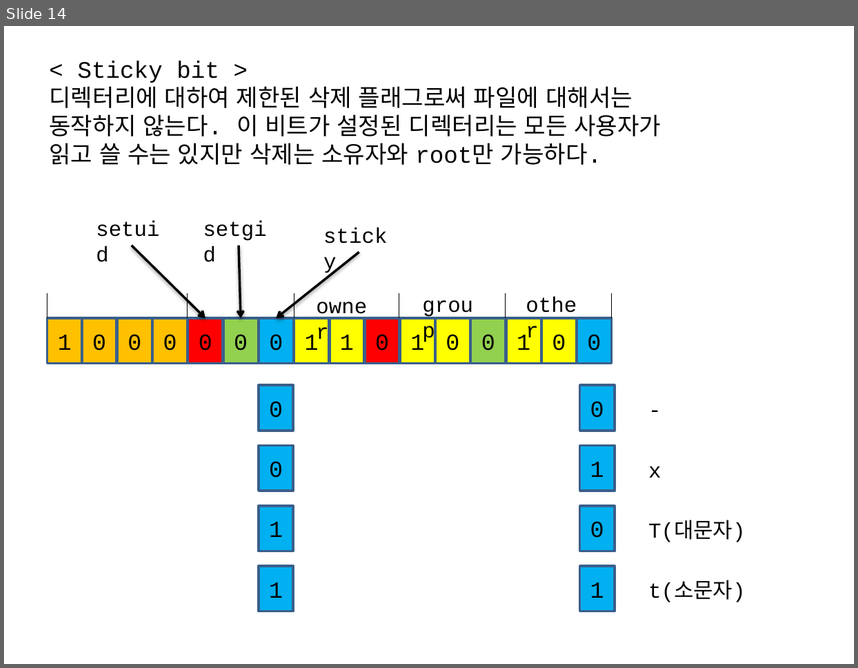
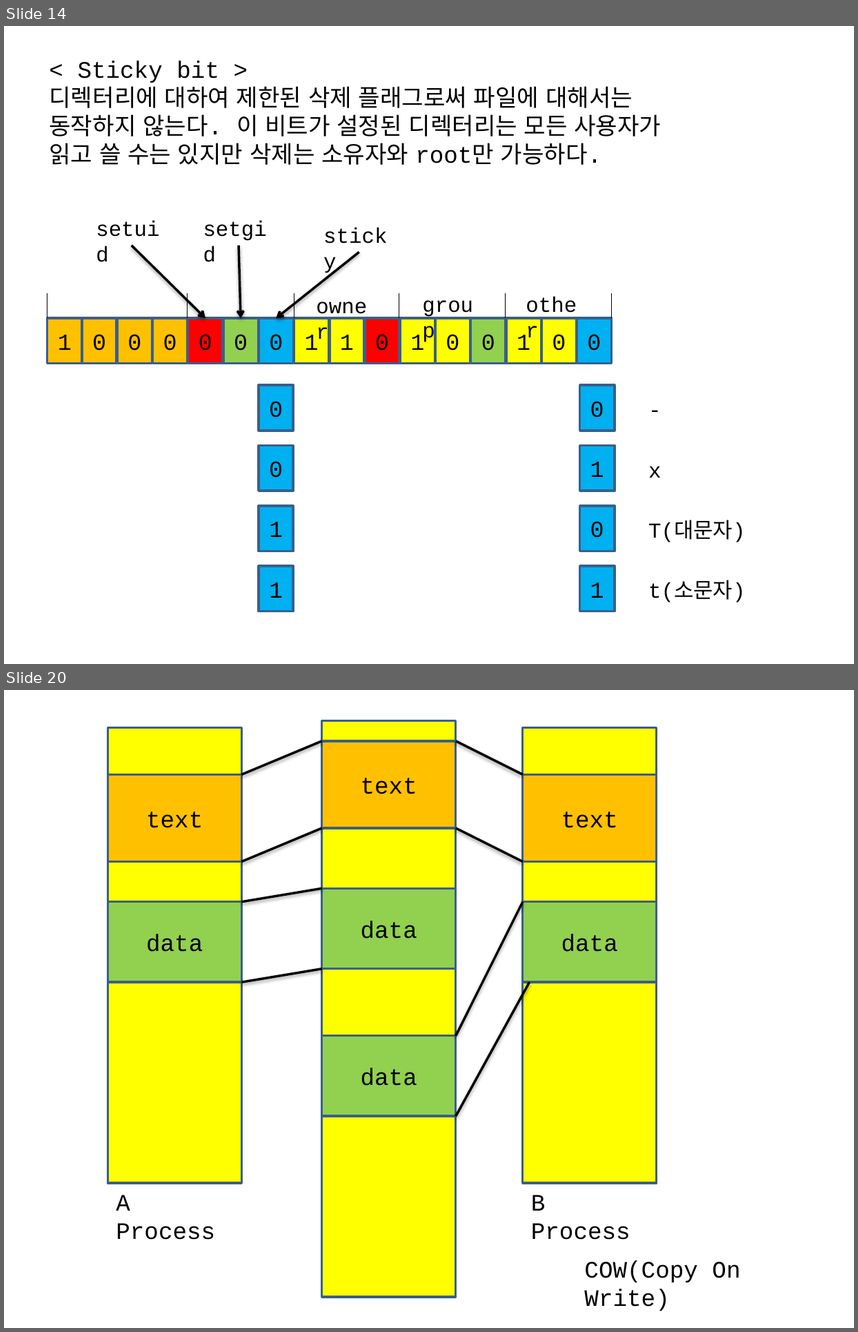
Before and after one commit to yeolmin/practice, a slide deck: 강의자료.pptx. Shown one above the other, each under a label of ours: slide 14 before the commit, slides 14 and 20 after it; the slides between them are not shown. The pictures are 858x668 and 858x1332 pixels, drawn with LibreOffice and Linux fonts; fonts in the diff are those of the drawing. Boxes give left, top, right and bottom in pixels: in the first picture for what was removed or moved away, otherwise in the second. Text is boxed around its words. In the diff, an @@ line names an element or a change of style, - is before the commit and + after.

```diff
--- a/강의자료.pptx
+++ b/강의자료.pptx
@@ slide 20 added at (x1=4, y1=690, x2=854, y2=1328), background #FFFFFF @@
@@ rectangle added at (x1=107, y1=727, x2=241, y2=1182), fill #FFFF00, outline #3A5F8C 2 pt @@
@@ rectangle added at (x1=322, y1=720, x2=455, y2=1296), fill #FFFF00, outline #3A5F8C 2 pt @@
@@ rectangle added at (x1=523, y1=727, x2=656, y2=1182), fill #FFFF00, outline #3A5F8C 2 pt @@
@@ line added from (242, 774) to (322, 741), #000000 2 pt @@
@@ rectangle added at (x1=322, y1=741, x2=455, y2=828), fill #FFC000, outline #3A5F8C 2 pt, 20 pt, text #000000 @@
+text
@@ line added from (455, 741) to (523, 774), #000000 2 pt @@
@@ rectangle added at (x1=107, y1=774, x2=241, y2=861), fill #FFC000, outline #3A5F8C 2 pt, 20 pt, text #000000 @@
+text
@@ rectangle added at (x1=523, y1=774, x2=656, y2=861), fill #FFC000, outline #3A5F8C 2 pt, 20 pt, text #000000 @@
+text
@@ line added from (242, 862) to (322, 828), #000000 2 pt @@
@@ line added from (455, 828) to (523, 862), #000000 2 pt @@
@@ line added from (242, 902) to (322, 888), #000000 2 pt @@
@@ rectangle added at (x1=322, y1=888, x2=455, y2=968), fill #92D050, outline #3A5F8C 2 pt, 20 pt, text #000000 @@
+data
@@ rectangle added at (x1=107, y1=902, x2=241, y2=982), fill #92D050, outline #3A5F8C 2 pt, 20 pt, text #000000 @@
+data
@@ line added from (455, 1035) to (523, 902), #000000 2 pt @@
@@ rectangle added at (x1=523, y1=902, x2=656, y2=982), fill #92D050, outline #3A5F8C 2 pt, 20 pt, text #000000 @@
+data
@@ line added from (242, 983) to (322, 969), #000000 2 pt @@
@@ line added from (455, 1116) to (529, 983), #000000 2 pt @@
@@ rectangle added at (x1=322, y1=1035, x2=455, y2=1115), fill #92D050, outline #3A5F8C 2 pt, 20 pt, text #000000 @@
+data
@@ text added at (x1=116, y1=1194, x2=215, y2=1239), 20 pt, text #000000 @@
+A Process
@@ text added at (x1=531, y1=1194, x2=631, y2=1239), 20 pt, text #000000 @@
+B Process
@@ text added at (x1=584, y1=1260, x2=740, y2=1310), 20 pt, text #000000 @@
+COW(Copy On Write)
```
Also in this commit, not shown: 1 slide changed, 6 other slides added, 12 other files.
